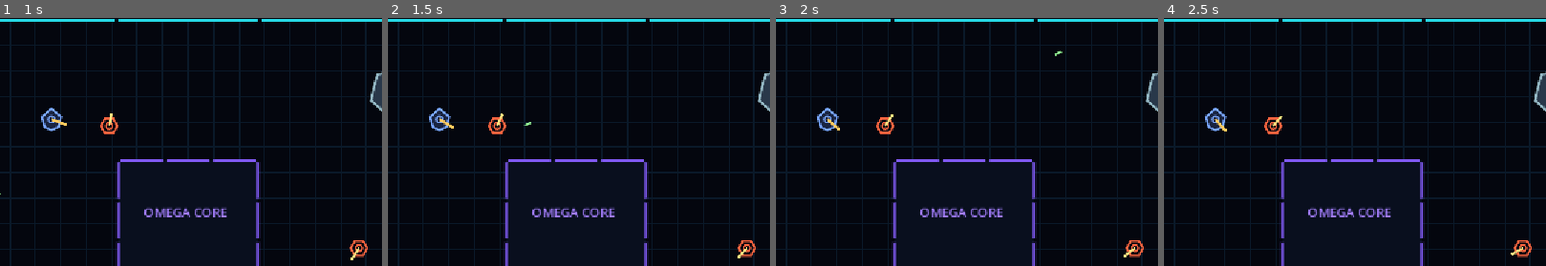
Above: before the commit, frames 1-4 (left to right).
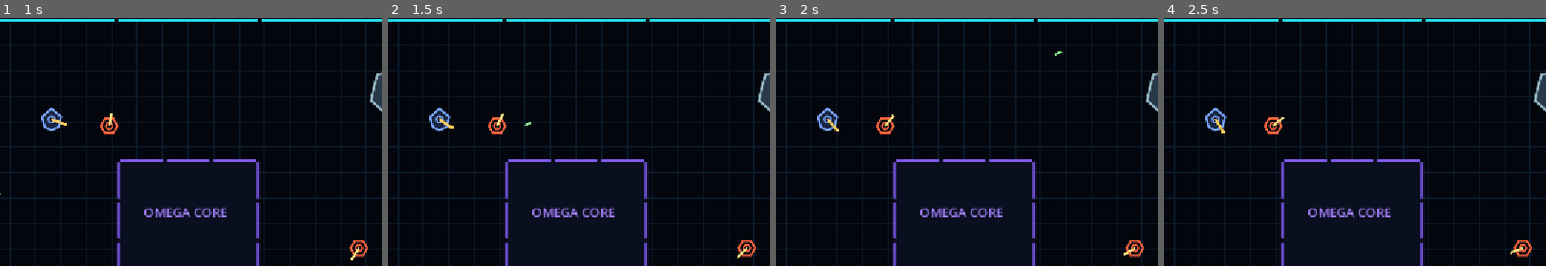
Above: after the commit, the same moments.

Repository: Jonty303/Project-OmegaWar
Game: Godot game, scene res://scenes/main.tscn
Two runs of this game, one before a commit and one after it. Both use one fixed random seed, a clock stepped at 60 frames per second and the inputs below.
Inputs (mouse positions are % of the whole screen's width and height, from its top left):
- Up to frame 1 (1 s): tap Enter (ui_accept) at 0.5, 0.77 s; move the mouse to (72, 44) at 0.52 s; hold D (turn_right) from 0.53 s (still down); hold Space (fire) from 0.53 s (still down); click (72, 44) at 0.67 s
- Up to frame 2 (1.5 s): release D (turn_right) at 1.25 s; release Space (fire) at 1.25 s; drag from (30, 54) to (45, 69) at 1.27 s
- Up to frame 3 (2 s): no input
- Up to frame 4 (2.5 s): tap Enter (ui_accept) at 2 s; move the mouse to (60, 26) at 2.02 s; hold D (turn_right) from 2.03 s (still down); hold Shift (special) from 2.03 s (still down)
The pictures show only the part of the screen within x 25-75%, y 11-61%; the shares and areas given below are measured in that part.

Frame 1 is identical in both runs. In frame 2, less than 0.1% of the frame differs, in the area x 13-94%, y 38-97%; in frame 3, 0.1%; in frame 4, 0.2%, in the area x 13-94%, y 39-96%.

Commit message:
Enforce shared drone clearance, proactive avoidance and wider Local Drone scanning

Diff:
--- a/scripts/arena.gd
+++ b/scripts/arena.gd
@@ -7,11 +7,78 @@
 const CORE := Rect2(490, 330, 220, 190)
 const FLASH_SECONDS := 0.26
 const WALL_RESTITUTION := 0.985
+const DRONE_GAP := 12.0
+const DRONE_HARD_GAP := 2.0
+const DRONE_LOOKAHEAD := 82.0
 
 signal wall_bounced(at: Vector2, speed: float)
 signal asteroid_struck(at: Vector2, power: float)
 
 var asteroids: Array[Node2D] = []
+var drone_bodies: Array[Node2D] = []
+
+func set_drone_bodies(bodies: Array[Node2D]) -> void:
+	drone_bodies = bodies.duplicate()
+
+func drone_free(point: Vector2, radius: float, self_body: Node2D = null, margin: float = DRONE_HARD_GAP) -> bool:
+	for other in drone_bodies:
+		if other == self_body or not is_instance_valid(other) or other.health <= 0.0:
+			continue
+		if point.distance_squared_to(other.position) < pow(radius + other.COLLISION_RADIUS + margin, 2.0):
+			return false
+	return true
+
+func avoid_drones(actor: Node2D, desired: Vector2) -> Vector2:
+	# Steer around the other drones rather than navigating to their centres.
+	# Idle sentries can remain still unless physically displaced.
+	if desired.length_squared() < 0.0001:
+		return desired
+	var heading: Vector2 = desired.normalized()
+	var strongest := 0.0
+	var steering := Vector2.ZERO
+	for other in drone_bodies:
+		if other == actor or not is_instance_valid(other) or other.health <= 0.0:
+			continue
+		var toward: Vector2 = other.position - actor.position
+		var forward: float = toward.dot(heading)
+		var distance: float = toward.length()
+		var clearance: float = actor.COLLISION_RADIUS + other.COLLISION_RADIUS + DRONE_GAP
+		if distance > DRONE_LOOKAHEAD + clearance or forward < -clearance:
+			continue
+		var lateral: float = heading.cross(toward)
+		if absf(lateral) > clearance + 10.0:
+			continue
+		var strength: float = clampf(1.0 - maxf(0.0, forward) / (DRONE_LOOKAHEAD + clearance), 0.0, 1.0)
+		strength *= clampf(1.0 - absf(lateral) / (clearance + 10.0), 0.0, 1.0)
+		if distance < clearance:
+			strength = 1.0
+		if strength <= strongest:
+			continue
+		strongest = strength
+		var tangent: Vector2 = Vector2(-heading.y, heading.x)
+		var side := -1.0 if lateral > 0.0 else 1.0
+		if absf(lateral) < 0.1:
+			side = -1.0 if actor.get_instance_id() < other.get_instance_id() else 1.0
+		steering = tangent * side
+		if distance < clearance and distance > 0.01:
+			steering = (steering * 0.45 - toward.normalized()).normalized()
+	if strongest <= 0.0:
+		return desired
+	return (heading * (1.0 - strongest * 0.88) + steering * strongest * 1.45).normalized() * desired.length()
+
+func drone_move_clear(actor: Node2D, current: Vector2, next: Vector2, radius: float) -> bool:
+	# Physical clearance is enforced in addition to steering.
+	if not drone_bodies.has(actor):
+		return true
+	for other in drone_bodies:
+		if other == actor or not is_instance_valid(other) or other.health <= 0.0:
+			continue
+		var clearance: float = radius + other.COLLISION_RADIUS + DRONE_HARD_GAP
+		var current_sq: float = current.distance_squared_to(other.position)
+		var next_sq: float = next.distance_squared_to(other.position)
+		if next_sq < clearance * clearance and next_sq < current_sq - 0.00001:
+			return false
+	return true
 
 # Five sections along horizontal outer walls, three along vertical sides.
 # Segments also outline the central obstacle, each with independent flashes.
@@ -212,6 +279,8 @@
 			velocity.x *= -WALL_RESTITUTION
 		elif asteroid_at(next, radius) != null:
 			velocity = asteroid_body_impact(next, velocity, radius)
+		elif not drone_move_clear(body, body.position, next, radius):
+			velocity.x = 0.0
 		else:
 			body.position = next
 		next = body.position + Vector2(0, velocity.y * delta / steps)
@@ -220,6 +289,8 @@
 			velocity.y *= -WALL_RESTITUTION
 		elif asteroid_at(next, radius) != null:
 			velocity = asteroid_body_impact(next, velocity, radius)
+		elif not drone_move_clear(body, body.position, next, radius):
+			velocity.y = 0.0
 		else:
 			body.position = next
 	return velocity
--- a/scripts/enemy.gd
+++ b/scripts/enemy.gd
@@ -5,11 +5,11 @@
 const DamageModel = preload("res://scripts/combat_health.gd")
 const SHORT_VISION_RANGE := 90.0
 const LONG_VISION_RANGE := 400.0
-const FRONT_VISION_HALF_ANGLE := deg_to_rad(25.0)
+const FRONT_VISION_HALF_ANGLE := deg_to_rad(30.0)
 const WEAPON_RANGE := 240.0
 const IDLE_TURRET_RATE := 0.80
-const IDLE_SWEEP := 0.65
-const LOOK_SWEEP := 1.30
+const IDLE_SWEEP := 0.85
+const LOOK_SWEEP := 1.55
 const LOOK_AROUND_SECONDS := 6.0
 const SEARCH_ARRIVAL_RADIUS := 17.0
 const TRAVEL_SPEED := 54.0
@@ -191,6 +191,7 @@
 				var runway := maxf(0.0, position.distance_to(search_goal) - SEARCH_ARRIVAL_RADIUS)
 				approach_speed = minf(TRAVEL_SPEED, sqrt(2.0 * ACCELERATION * runway))
 			desired_velocity = position.direction_to(waypoint) * approach_speed
+	desired_velocity = arena.avoid_drones(self, desired_velocity)
 	velocity = velocity.move_toward(desired_velocity, ACCELERATION * delta)
 	velocity = arena.move_body(self, velocity, COLLISION_RADIUS, delta)
 
--- a/scripts/game.gd
+++ b/scripts/game.gd
@@ -226,9 +226,11 @@
 		return
 	arena.advance_flashes(delta)
 	step_effects(delta)
+	arena.set_drone_bodies(enemies)
 	var moving_bodies: Array[Node2D] = [ship]
 	moving_bodies.append_array(enemies)
 	arena.advance_asteroids(delta, moving_bodies)
+	resolve_drone_spacing()
 	if dying:
 		death_timer = maxf(0.0, death_timer - delta)
 		if death_timer <= 0.0:
@@ -256,6 +258,7 @@
 					spawn_shot(enemy.muzzle_position(), enemy.turret_direction() * 225.0, true)
 				enemy.fired()
 	resolve_collisions()
+	resolve_drone_spacing()
 	step_shots(delta)
 	step_rockets(delta)
 	step_homing_missiles(delta)
@@ -285,6 +288,48 @@
 	# into moving wreckage before the game-over banner appears.
 	spawn_debris(ship.position, Color(0.3, 1.0, 0.95), 2.1, 32, DEATH_EXPLOSION_TIME)
 	arena.apply_blast(ship.position, 850.0, 180.0)
+
+func resolve_drone_spacing() -> void:
+	# Spatial separation fixes forced overlaps from blasts, asteroid pushes,
+	# and impacts; unlike ramming the player this deals no contact damage.
+	for iteration in range(8):
+		var changed := false
+		for i in range(enemies.size()):
+			var first = enemies[i]
+			if not is_instance_valid(first) or first.health <= 0.0:
+				continue
+			for j in range(i + 1, enemies.size()):
+				var second = enemies[j]
+				if not is_instance_valid(second) or second.health <= 0.0:
+					continue
+				var diff: Vector2 = second.position - first.position
+				var distance: float = diff.length()
+				var minimum: float = first.COLLISION_RADIUS + second.COLLISION_RADIUS + arena.DRONE_HARD_GAP
+				if distance >= minimum:
+					continue
+				changed = true
+				var normal: Vector2 = diff / distance if distance > 0.0001 else Vector2.RIGHT.rotated(float(i + j) * 1.19)
+				var correction: Vector2 = normal * (minimum - distance + 0.02)
+				var half: Vector2 = correction * 0.5
+				var first_ok: bool = not arena.blocked(first.position - half, first.COLLISION_RADIUS)
+				var second_ok: bool = not arena.blocked(second.position + half, second.COLLISION_RADIUS)
+				if first_ok and second_ok:
+					first.position -= half
+					second.position += half
+				elif first_ok:
+					if not arena.blocked(first.position - correction, first.COLLISION_RADIUS):
+						first.position -= correction
+				elif second_ok:
+					if not arena.blocked(second.position + correction, second.COLLISION_RADIUS):
+						second.position += correction
+				var closing: float = (first.velocity - second.velocity).dot(normal)
+				if closing > 0.0:
+					first.velocity -= normal * closing * 0.5
+					second.velocity += normal * closing * 0.5
+				first.queue_redraw()
+				second.queue_redraw()
+		if not changed:
+			break
 
 func resolve_collisions() -> void:
 	# Impulse-based ship/enemy impacts: separation, momentum transfer and
@@ -659,6 +704,7 @@
 		bot.position = safe_position(RepairBot.COLLISION_RADIUS)
 	enemies.append(bot)
 	add_child(bot)
+	arena.set_drone_bodies(enemies)
 
 func _draw() -> void:
 	draw_rect(Rect2(0, 743, 1200, 57), Color(0.035, 0.065, 0.10, 0.96), true)
--- a/scripts/repair_bot.gd
+++ b/scripts/repair_bot.gd
@@ -125,6 +125,7 @@
 			evade_remaining = 0.0
 		# Do not heal while actively evading incoming fire.
 		if evade_remaining > 0.0:
+			destination_velocity = arena.avoid_drones(self, destination_velocity)
 			velocity = velocity.move_toward(destination_velocity, ACCELERATION * delta)
 			velocity = arena.move_body(self, velocity, COLLISION_RADIUS, delta)
 			queue_redraw()
@@ -138,6 +139,7 @@
 			var waypoint: Vector2 = arena.approach_waypoint(position, patient.position, COLLISION_RADIUS)
 			if position.distance_to(waypoint) > 8.0:
 				destination_velocity = position.direction_to(waypoint) * MOVE_SPEED
+	destination_velocity = arena.avoid_drones(self, destination_velocity)
 	velocity = velocity.move_toward(destination_velocity, ACCELERATION * delta)
 	velocity = arena.move_body(self, velocity, COLLISION_RADIUS, delta)
 	queue_redraw()
